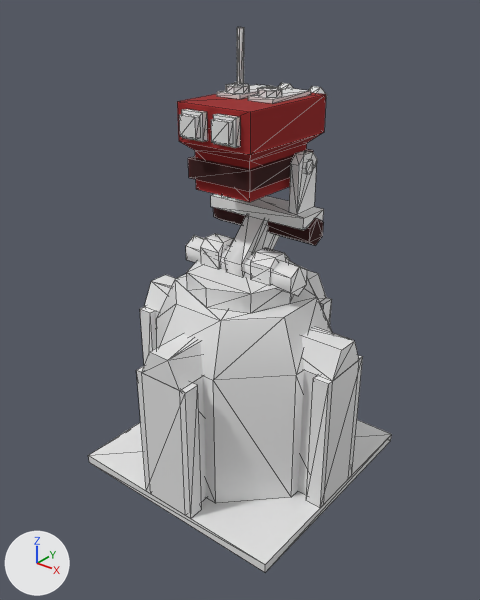
The FBX model Assets/_Project/Art/Models/Building/struct_Turret_Missile_Heavy.fbx, before and after one commit.
Before and after are seen from a camera (50 mm lens) standing at (7.71, -9.77, 9.95) and looking at (0.08, -0.23, 4.03). The axes (+X, +Y, +Z) are drawn at lower left. The lights are the same throughout. The older version comes first. Mesh edges are drawn as thin lines. Where no turn or scale is listed for an object, it has been applied to the vertices.

The older version as bpy lines, for what is in view:
```python
me_mesh_140 = bpy.data.meshes.new('Mesh.140')
me_mesh_140.from_pydata(...)  # 101 vertices, 140 faces; spans x -2.5..2.5, y -2.5..2.5, z 0.0..4.2
me_mesh_140.materials.append(mat_actormaterial)  # white #e7e7e7
me_mesh_141 = bpy.data.meshes.new('Mesh.141')
me_mesh_141.from_pydata(...)  # 202 vertices, 301 faces; spans x -1.65..1.34, y -1.16..1.81, z 0.0..4.83
# faces by material slot: [271, 30]
me_mesh_141.materials.append(mat_actormaterial)  # white #e7e7e7
me_mesh_141.materials.append(mat_actorcolor)  # picture img_txtr_canopus_iii_set01_red_diff_png
me_mesh_142 = bpy.data.meshes.new('Mesh.142')
me_mesh_142.from_pydata(...)  # 192 vertices, 264 faces; spans x -0.99..0.99, y -1.87..1.27, z -0.42..1.47
# faces by material slot: [224, 40]
me_mesh_142.materials.append(mat_actormaterial)  # white #e7e7e7
me_mesh_142.materials.append(mat_actorcolor)  # picture img_txtr_canopus_iii_set01_red_diff_png
ob_struct_turret_missile_harnok_a_base_yup = bpy.data.objects.new('struct_Turret_Missile_Harnok_A_Base_yup', me_mesh_140)
ob_struct_turret_missile_harnok_a_base_yup.location = (0.0, 0.0, 0.0)
ob_struct_turret_missile_harnok_a_mount_yup = bpy.data.objects.new('struct_Turret_Missile_Harnok_A_Mount_yup', me_mesh_141)
ob_struct_turret_missile_harnok_a_mount_yup.location = (0.0, 0.0, 4.2)
ob_struct_turret_missile_harnok_a_weapon_yup = bpy.data.objects.new('struct_Turret_Missile_Harnok_A_Weapon_yup', me_mesh_142)
ob_struct_turret_missile_harnok_a_weapon_yup.location = (0.0, 0.73, 6.73)
```
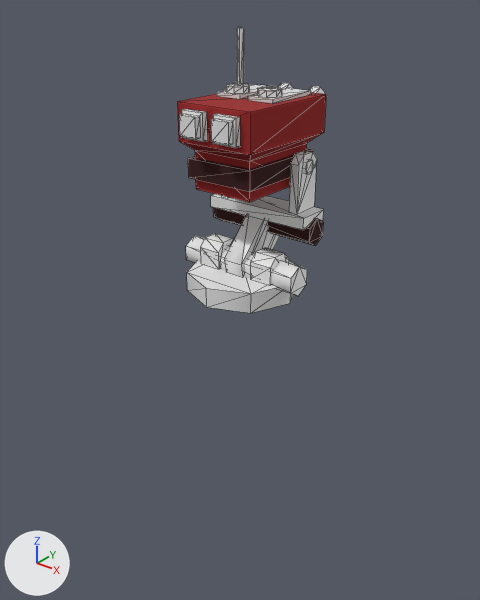
The newer file is also turned or shifted as a whole; pictures and numbers use the older file's frame.

Pixel boxes [x1, y1, x2, y2] of what changed, in the pictures (480 x 600 px):
'struct_Turret_Missile_Harnok_A_Base_yup', deleted
    before: [88, 270, 392, 572]

The change, as a diff of the scene's bpy script:
```diff
--- a/Assets/_Project/Art/Models/Building/struct_Turret_Missile_Heavy.fbx.py
+++ b/Assets/_Project/Art/Models/Building/struct_Turret_Missile_Heavy.fbx.py
@@ ob_struct_turret_missile_harnok_a_base_yup @@
-ob_struct_turret_missile_harnok_a_base_yup = bpy.data.objects.new('struct_Turret_Missile_Harnok_A_Base_yup', me_mesh_140)
-ob_struct_turret_missile_harnok_a_base_yup.location = (0.0, 0.0, 0.0)
```
